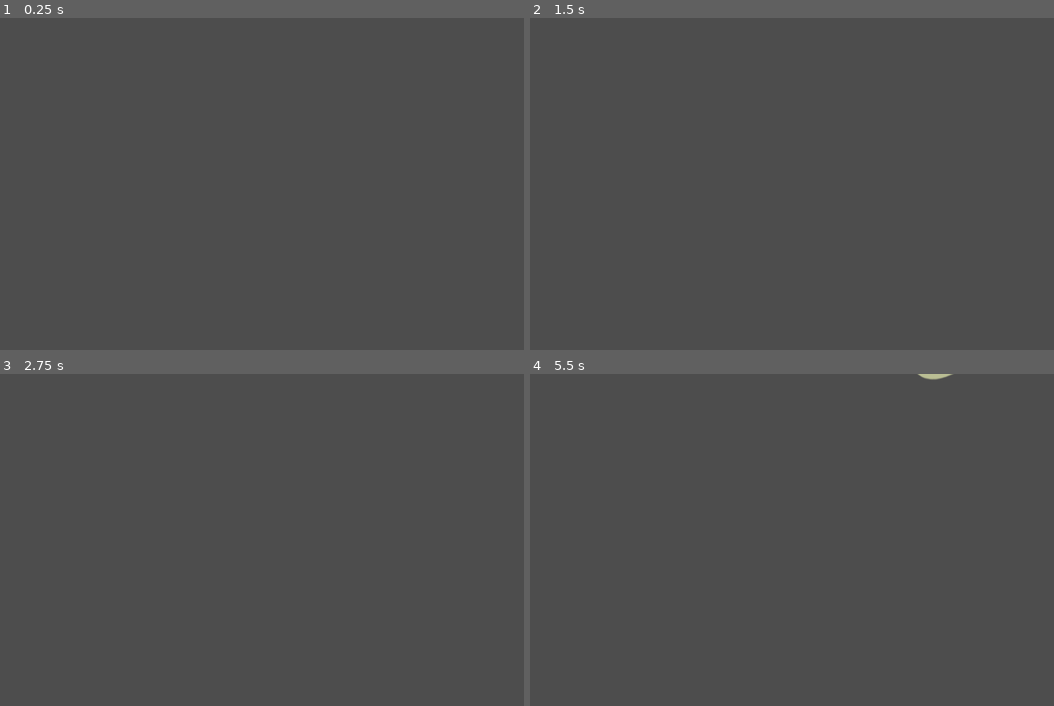
Above: before the commit, frames 1-4 (two rows, left to right).
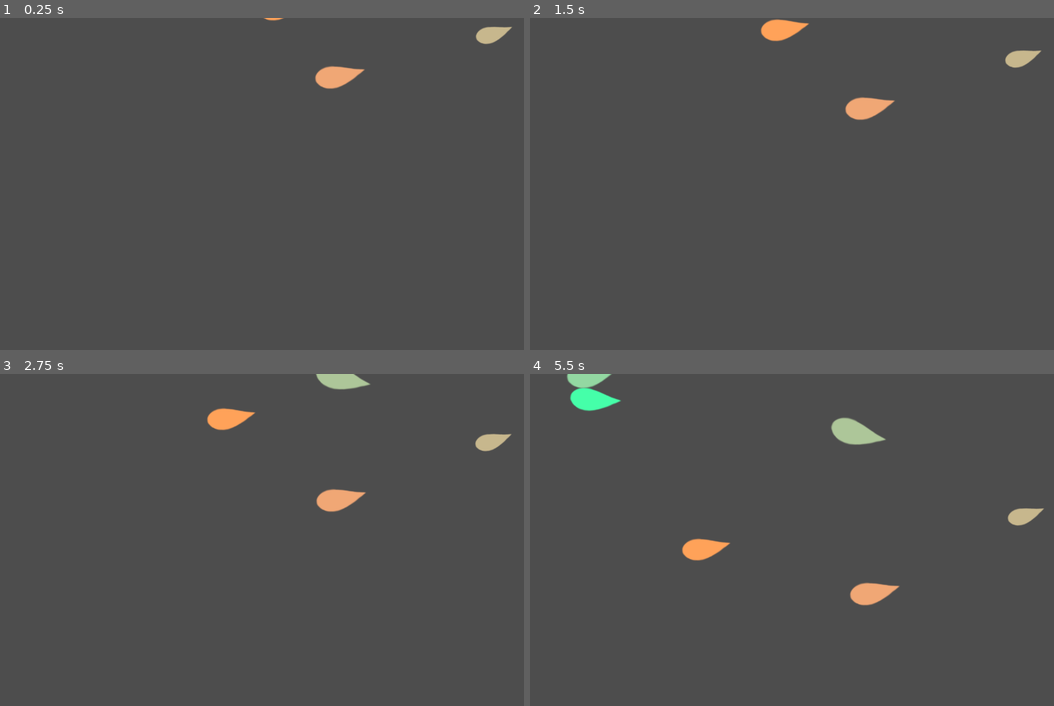
Above: after the commit, the same moments.

Repository: DPM2/GWJ62
Game: Godot game, scene res://objects/2DLeaves.tscn
Same seed, same stepped clock (60 frames per second), same inputs: the game is played once before the commit and once after it. This scene is started directly instead of the project's main scene.
Inputs (mouse positions are in pixels of both pictures, inside the frame that each line leads up to):
- Up to frame 1 (0.25 s): no input
- Up to frame 2 (1.5 s): move the mouse to (907, 167) at 0.52 s; hold D (right) 0.53-1.28 s; tap Space (jump) at 0.77 s; move the mouse to (655, 200) at 1.27 s; hold S (down) from 1.28 s (still down)
- Up to frame 3 (2.75 s): tap Space (jump) at 1.52 s; move the mouse to (303, 466) at 2.02 s; release S (down) at 2.03 s; hold D (right) from 2.03 s (still down)
- Up to frame 4 (5.5 s): move the mouse to (744, 606) at 2.77 s; release D (right) at 2.78 s; hold W (up) 2.78-3.53 s; tap Space (jump) at 3.02, 3.77, 4.52 s; move the mouse to (954, 589) at 3.52 s; hold A (left) 3.53-5.03 s; move the mouse to (598, 490) at 4.27 s; move the mouse to (802, 540) at 5.02 s; hold S (down) from 5.03 s (still down)

The runs differ from the first frame. In frame 1, 0.7% of the frame differs, in the area x 50-98%, y 0-22%; in frame 2, 1.1%; in frame 3, 1.5%; in frame 4, 2.4%, in the area x 7-99%, y 0-70%.

Commit message:
Merged art, and updated pumpkin patch as a better placeholder.

Diff:
--- a/main.tscn
+++ b/main.tscn
@@ -50,49 +50,49 @@
 script = ExtResource("2_21luo")
 
 [node name="PumpkinSpawn" type="Marker3D" parent="PumpkinZones"]
-transform = Transform3D(1, 0, 0, 0, 1, 0, 0, 0, 1, -7.65951, 0, -15.6227)
+transform = Transform3D(-0.0368181, 0, -0.999322, 0, 1, 0, 0.999322, 0, -0.0368181, -7.65951, 0, -15.6227)
 script = ExtResource("3_1el6q")
 
-[node name="pumpkin" type="StaticBody3D" parent="PumpkinZones/PumpkinSpawn" instance=ExtResource("4_otko1")]
+[node name="pumpkin" parent="PumpkinZones/PumpkinSpawn" instance=ExtResource("4_otko1")]
 
 [node name="PumpkinSpawn2" type="Marker3D" parent="PumpkinZones"]
-transform = Transform3D(1, 0, 0, 0, 1, 0, 0, 0, 1, 8.75064, 0, 12.7362)
+transform = Transform3D(0.759487, 0, 0.650522, 0, 1, 0, -0.650522, 0, 0.759487, 8.75064, 0, 12.7362)
 script = ExtResource("3_1el6q")
 
 [node name="pumpkin" parent="PumpkinZones/PumpkinSpawn2" instance=ExtResource("4_otko1")]
 
 [node name="PumpkinSpawn3" type="Marker3D" parent="PumpkinZones"]
-transform = Transform3D(1, 0, 0, 0, 1, 0, 0, 0, 1, 12.2078, 0, -11.7957)
+transform = Transform3D(0.920006, 0, 0.391904, 0, 1, 0, -0.391904, 0, 0.920006, 12.2078, 0, -11.7957)
 script = ExtResource("3_1el6q")
 
 [node name="pumpkin" parent="PumpkinZones/PumpkinSpawn3" instance=ExtResource("4_otko1")]
 
 [node name="PumpkinSpawn4" type="Marker3D" parent="PumpkinZones"]
-transform = Transform3D(1, 0, 0, 0, 1, 0, 0, 0, 1, -8.4519, 0, 9.89657)
+transform = Transform3D(0.674586, 0, -0.738196, 0, 1, 0, 0.738196, 0, 0.674586, -8.4519, 0, 9.89657)
 script = ExtResource("3_1el6q")
 
 [node name="pumpkin" parent="PumpkinZones/PumpkinSpawn4" instance=ExtResource("4_otko1")]
 
 [node name="PumpkinSpawn5" type="Marker3D" parent="PumpkinZones"]
-transform = Transform3D(1, 0, 0, 0, 1, 0, 0, 0, 1, -0.142445, 0, 13.2112)
+transform = Transform3D(0.857751, 0, 0.514065, 0, 1, 0, -0.514065, 0, 0.857751, -0.142445, 0, 13.2112)
 script = ExtResource("3_1el6q")
 
 [node name="pumpkin" parent="PumpkinZones/PumpkinSpawn5" instance=ExtResource("4_otko1")]
 
 [node name="PumpkinSpawn6" type="Marker3D" parent="PumpkinZones"]
-transform = Transform3D(1, 0, 0, 0, 1, 0, 0, 0, 1, -14.575, 0, -4.47703)
+transform = Transform3D(0.162723, 0, -0.986672, 0, 1, 0, 0.986672, 0, 0.162723, -14.575, 0, -4.47703)
 script = ExtResource("3_1el6q")
 
 [node name="pumpkin" parent="PumpkinZones/PumpkinSpawn6" instance=ExtResource("4_otko1")]
 
 [node name="PumpkinSpawn7" type="Marker3D" parent="PumpkinZones"]
-transform = Transform3D(1, 0, 0, 0, 1, 0, 0, 0, 1, -4.29188, 0, 1.33667)
+transform = Transform3D(0.578726, 0, 0.815522, 0, 1, 0, -0.815522, 0, 0.578726, -4.29188, 0, 1.33667)
 script = ExtResource("3_1el6q")
 
 [node name="pumpkin" parent="PumpkinZones/PumpkinSpawn7" instance=ExtResource("4_otko1")]
 
 [node name="PumpkinSpawn8" type="Marker3D" parent="PumpkinZones"]
-transform = Transform3D(1, 0, 0, 0, 1, 0, 0, 0, 1, 9.13287, 0, 1.45425)
+transform = Transform3D(0.795029, 0, 0.606571, 0, 1, 0, -0.606571, 0, 0.795029, 9.13287, 0, 1.45425)
 script = ExtResource("3_1el6q")
 
 [node name="pumpkin" parent="PumpkinZones/PumpkinSpawn8" instance=ExtResource("4_otko1")]
--- a/objects/2DLeaves.tscn
+++ b/objects/2DLeaves.tscn
@@ -47,3 +47,4 @@
 process_material = SubResource("ParticleProcessMaterial_hexrl")
 texture = ExtResource("1_iu1vh")
 lifetime = 18.0
+preprocess = 9.0
--- a/objects/pumpkin_patch.tscn
+++ b/objects/pumpkin_patch.tscn
@@ -1,17 +1,14 @@
-[gd_scene load_steps=4 format=3 uid="uid://bgsdpi6h3lm5i"]
+[gd_scene load_steps=2 format=3 uid="uid://bgsdpi6h3lm5i"]
 
-[sub_resource type="StandardMaterial3D" id="StandardMaterial3D_uu1su"]
-albedo_color = Color(0.952941, 0.619608, 0.278431, 1)
+[ext_resource type="PackedScene" uid="uid://bambv1en5ke5g" path="res://Art/3D Assets/Pumpkin.tscn" id="1_b6pku"]
 
-[sub_resource type="SphereMesh" id="SphereMesh_nf3u7"]
-material = SubResource("StandardMaterial3D_uu1su")
+[node name="pumpkin" type="Node3D"]
+transform = Transform3D(2, 0, 0, 0, 2, 0, 0, 0, 2, 0, 0, 0)
 
-[sub_resource type="SphereShape3D" id="SphereShape3D_gg1fi"]
+[node name="Pumpkin" parent="." instance=ExtResource("1_b6pku")]
 
-[node name="pumpkin" type="StaticBody3D"]
+[node name="Pumpkin2" parent="." instance=ExtResource("1_b6pku")]
+transform = Transform3D(0.529698, 0, -0.292831, 0, 0.605252, 0, 0.292831, 0, 0.529698, -0.211764, 0, -0.0258822)
 
-[node name="MeshInstance3D" type="MeshInstance3D" parent="."]
-mesh = SubResource("SphereMesh_nf3u7")
-
-[node name="CollisionShape3D" type="CollisionShape3D" parent="."]
-shape = SubResource("SphereShape3D_gg1fi")
+[node name="Pumpkin3" parent="." instance=ExtResource("1_b6pku")]
+transform = Transform3D(0.304912, 0, -0.715203, 0, 0.777488, 0, 0.715203, 0, 0.304912, 0.2111, 0, 0.00101877)
